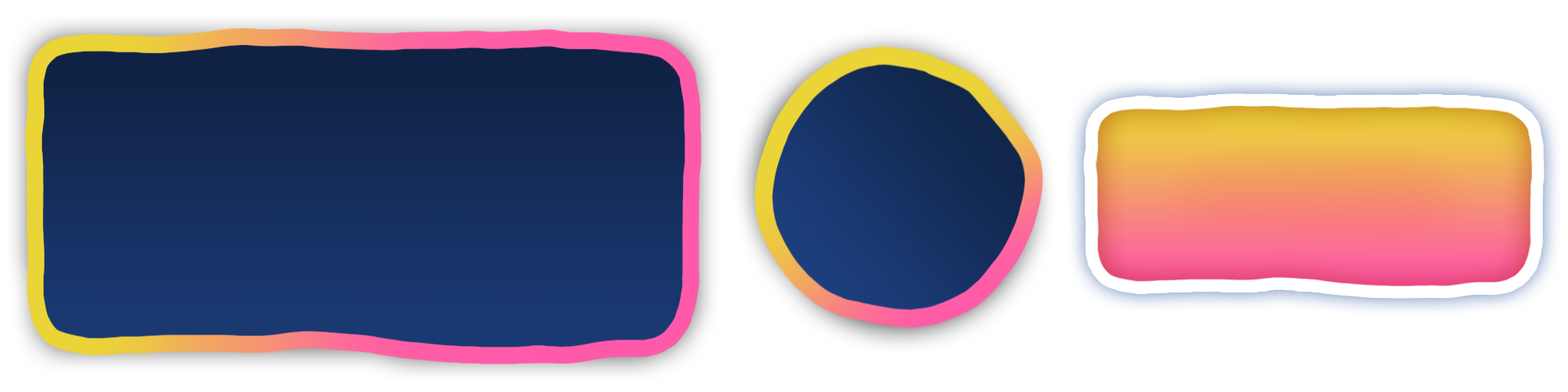
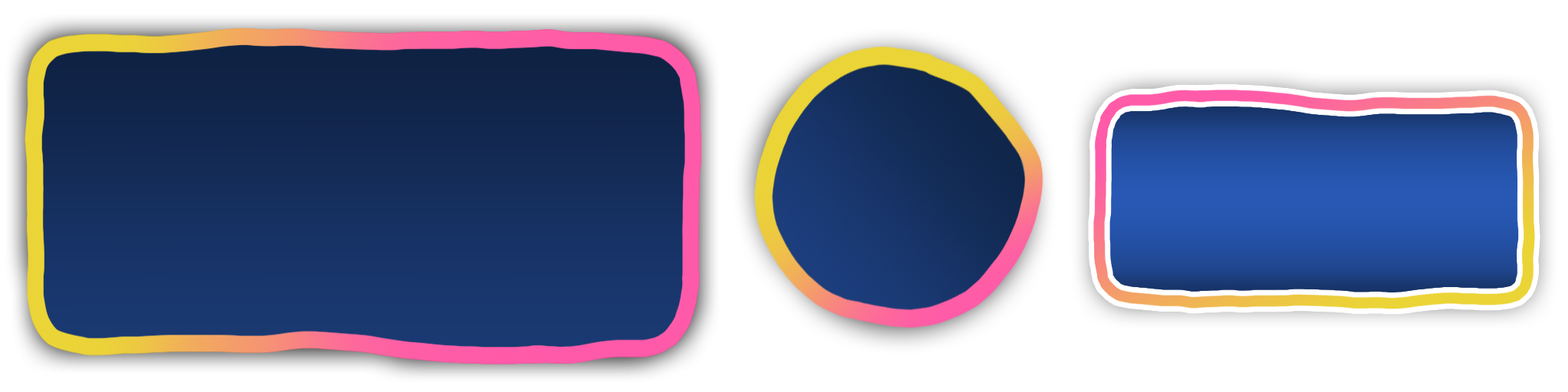
Layer changes from the first 1568 × 392 image to the second:
added group "Group 5 copy" with 2 layers above "Group 5" over [1093, 88, 1536, 310]
added layer "Layer 30" (1st of 2, in "Group 5 copy") in group "Group 5 copy" over [1093, 88, 1536, 310]
added layer "Layer 31" (1st of 2, in "Group 5 copy") in group "Group 5 copy" over [1100, 98, 1528, 299]
hid "Layer 3" over [1095, 105, 1533, 287]
